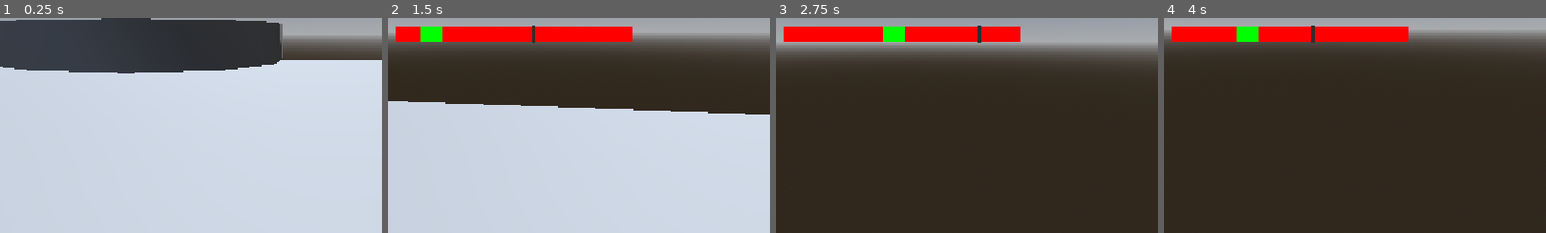
Above: before the commit, frames 1-4 (left to right).
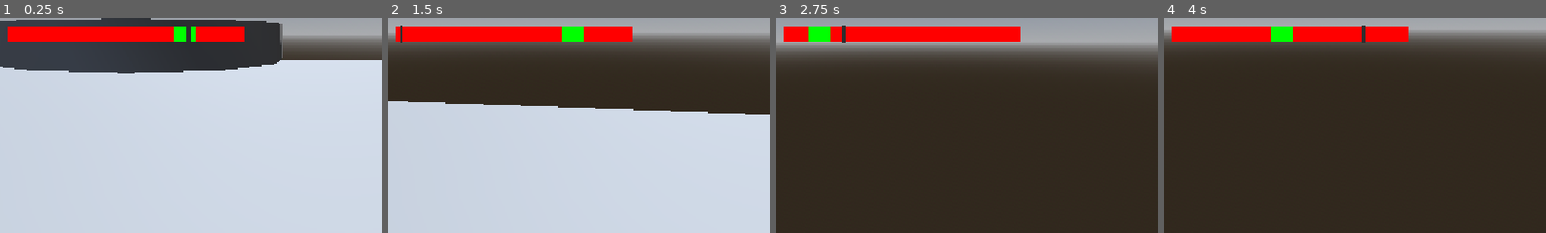
Above: after the commit, the same moments.

Repository: Surresteel/godot_gmtk_jam_july_2026
Game: Godot game, scene res://Testes/QASmoke.tscn
Same seed, same stepped clock (60 frames per second), same inputs: the game is played once before the commit and once after it.
Inputs (mouse positions are % of the whole screen's width and height, from its top left):
- Up to frame 1 (0.25 s): no input
- Up to frame 2 (1.5 s): tap Enter at 0.5 s; move the mouse to (55, 50) at 0.52 s; press the mouse at (55, 50) at 0.53 s; hold W (forward) from 0.53 s (still down); tap Space (jump) at 0.77 s; right-click (55, 50) at 0.8 s; move the mouse to (45, 50) at 1.27 s; release the mouse at (45, 50) at 1.28 s; right-click (45, 50) at 1.35 s
- Up to frame 3 (2.75 s): keep holding W (forward); tap Space (jump) at 1.52 s; click (45, 50) at 1.55 s; move the mouse to (52, 48) at 2.02 s; press the mouse at (52, 48) at 2.03 s; right-click (52, 48) at 2.3 s
- Up to frame 4 (4 s): keep holding W (forward); move the mouse to (49, 52) at 2.77 s; release the mouse at (49, 52) at 2.78 s; right-click (49, 52) at 2.85 s; tap Space (jump) at 3.02, 3.5, 3.77 s; click (49, 52) at 3.05 s; move the mouse to (57, 51) at 3.52 s; press the mouse at (57, 51) at 3.53 s; right-click (57, 51) at 3.8 s
The pictures show only the part of the screen within x 34-84%, y 46-96%; the shares and areas given below are measured in that part.

The runs differ from the first frame. In frame 1, 4.3% of the frame differs, in the area x 2-64%, y 4-12%; in frame 2, 0.9%; in frame 3, 1.0%; in frame 4, 1.0%.

Commit message:
Revert "interaction system implemented somewhat"
This reverts commit 270bbc22ed9153acfddd98ad3b51492139afec7b.

Diff:
--- a/Cooking/FryingPan/frying_pan.gd
+++ b/Cooking/FryingPan/frying_pan.gd
@@ -5,15 +5,12 @@
 
 @onready var precision_minigame_ui: Control = $CanvasLayer/precision_minigame_ui
 
-var active: bool = false
-
-@onready var interactable: Interactable = $Interactable
+var active: bool = true
 
 @onready var cooldown_timer: Timer = $"Cooldown Timer"
 @onready var timer: Timer = $"Precision Timer"
 
 @onready var heat_area: HeatArea = $HeatArea
-var current_ingridient
 
 @export_range(0.1, 0.9, 0.01) var precision_position: float = 0.5 ##as a fraction
 @export_range(0, 0.5, 0.01) var grace_amount: float = 0.1         ##as a fraction
@@ -27,9 +24,6 @@
 
 
 func _ready() -> void:
-	interactable.pressed.connect(activate)
-	interactable.released.connect(deactivate)
-
 	calc_range()
 	precision_minigame_ui.set_up_precision_zone(grace_amount, precision_position)
 
@@ -40,19 +34,19 @@
 	if not timer.is_stopped():
 		precision_minigame_ui.set_current_position(timer)
 
-	if Input.is_action_just_pressed("left_click"):
-		flip()
+func _input(event: InputEvent) -> void:
+	if not active:
+		return
 
-func flip() -> void:
-	if cooldown:
-		return
-	var time_left = timer.time_left
-	if time_left >= lower_range and time_left <= upper_range:
-		reset(1)
-		successful_flip.emit()
-	else:
-		cooldown = true
-		cooldown_timer.start()
+	if event is InputEventMouseButton:
+		if event.button_index == 1 and not cooldown:
+			var time_left = timer.time_left
+			if time_left >= lower_range and time_left <= upper_range:
+				reset(1)
+				successful_flip.emit()
+			else:
+				cooldown = true
+				cooldown_timer.start()
 
 func calc_range() -> void:
 	var timer_amount: float = timer.wait_time
@@ -70,11 +64,12 @@
 
 func reset(speed: float) -> void:
 	timer.stop()
-	await get_tree().create_timer(0.5).timeout
+	await get_tree().create_timer(1.0).timeout
 
 	precision_position = randf_range(0.1,0.7)
 	timer.start(speed)
 	calc_range()
+
 	precision_minigame_ui.set_up_precision_zone(grace_amount, precision_position)
 
 func _on_cooldown_timer_timeout() -> void:
@@ -84,16 +79,9 @@
 	reset(1)
 
 func activate() -> void:
-	if active:
-		return
-
 	active = true
 	precision_minigame_ui.visible = true
-	reset(1)
 
 func deactivate() -> void:
-	if not active:
-		return
 	active = false
 	precision_minigame_ui.visible = false
-	timer.stop()
--- a/Cooking/FryingPan/frying_pan.tscn
+++ b/Cooking/FryingPan/frying_pan.tscn
@@ -3,7 +3,6 @@
 [ext_resource type="Script" uid="uid://bqau8qwhogedj" path="res://Cooking/FryingPan/frying_pan.gd" id="1_ckwe8"]
 [ext_resource type="Script" uid="uid://hd08ag0h56gx" path="res://Cooking/FryingPan/PrecisionGameUI.gd" id="2_ji5t8"]
 [ext_resource type="PackedScene" uid="uid://v4a8273qwfva" path="res://Cooking/Heat Area/heat_area.tscn" id="3_yh7qs"]
-[ext_resource type="PackedScene" uid="uid://c5jb8qgn17sj5" path="res://Interactable/interactable.tscn" id="4_yh7qs"]
 
 [sub_resource type="ArrayMesh" id="ArrayMesh_oqu74"]
 _surfaces = [{
@@ -17,7 +16,7 @@
 }]
 
 [sub_resource type="SphereShape3D" id="SphereShape3D_f7fki"]
-radius = 0.7262108
+radius = 0.47306508
 
 [node name="Frying Pan" type="Node3D" unique_id=1945656068]
 script = ExtResource("1_ckwe8")
@@ -29,6 +28,7 @@
 
 [node name="Precision Timer" type="Timer" parent="." unique_id=1104606294]
 one_shot = true
+autostart = true
 
 [node name="Cooldown Timer" type="Timer" parent="." unique_id=2024569600]
 wait_time = 0.5
@@ -37,14 +37,12 @@
 [node name="CanvasLayer" type="CanvasLayer" parent="." unique_id=1458968137]
 
 [node name="precision_minigame_ui" type="Control" parent="CanvasLayer" unique_id=1938833400]
-visible = false
 layout_mode = 3
 anchors_preset = 15
 anchor_right = 1.0
 anchor_bottom = 1.0
 grow_horizontal = 2
 grow_vertical = 2
-mouse_filter = 2
 script = ExtResource("2_ji5t8")
 
 [node name="base" type="ColorRect" parent="CanvasLayer/precision_minigame_ui" unique_id=8891486]
@@ -60,7 +58,6 @@
 offset_bottom = 11.0
 grow_horizontal = 2
 grow_vertical = 2
-mouse_filter = 2
 color = Color(1, 0, 0, 1)
 
 [node name="Good" type="ColorRect" parent="CanvasLayer/precision_minigame_ui/base" unique_id=1340652040]
@@ -76,7 +73,6 @@
 offset_bottom = 11.0
 grow_horizontal = 2
 grow_vertical = 2
-mouse_filter = 2
 color = Color(0, 1, 0, 1)
 
 [node name="Current_Position" type="ColorRect" parent="CanvasLayer/precision_minigame_ui/base" unique_id=1643711565]
@@ -90,17 +86,12 @@
 offset_bottom = 3.0
 grow_horizontal = 2
 grow_vertical = 2
-mouse_filter = 2
 color = Color(0.18000486, 0.18000486, 0.18000486, 1)
 
 [node name="HeatArea" parent="." unique_id=891329366 instance=ExtResource("3_yh7qs")]
 heat_level = 0.1
 
-[node name="Interactable" parent="." unique_id=429174571 instance=ExtResource("4_yh7qs")]
-input_ray_pickable = false
-
-[node name="Collider" type="CollisionShape3D" parent="Interactable" unique_id=539909591]
-transform = Transform3D(1, 0, 0, 0, 1, 0, 0, 0, 1, -0.19900718, 0.1879409, 0)
+[node name="CollisionShape3D" type="CollisionShape3D" parent="HeatArea" unique_id=539909591]
 shape = SubResource("SphereShape3D_f7fki")
 
 [connection signal="timeout" from="Precision Timer" to="." method="_on_precision_timer_timeout"]
--- a/Cooking/Heat Area/heat_area.gd
+++ b/Cooking/Heat Area/heat_area.gd
@@ -1,4 +1,4 @@
-extends Node3D
+extends Area3D
 
 class_name HeatArea
 
--- a/Cooking/Heat Area/heat_area.tscn
+++ b/Cooking/Heat Area/heat_area.tscn
@@ -2,7 +2,7 @@
 
 [ext_resource type="Script" uid="uid://d2aqjtw30a8ok" path="res://Cooking/Heat Area/heat_area.gd" id="1_5uel5"]
 
-[node name="HeatArea" type="Node3D" unique_id=901621722]
+[node name="HeatArea" type="Area3D" unique_id=891329366]
 script = ExtResource("1_5uel5")
 heat_level = 1.0
 
--- a/Testes/template character.gd
+++ b/Testes/template character.gd
@@ -1,10 +1,8 @@
 extends CharacterBody3D
-class_name Player
 
 
 const SPEED = 5.0
 const JUMP_VELOCITY = 4.5
-const INT_COLLIDER: int = 1 << 2
 
 
 @onready var camera: Camera3D = $Camera3D
@@ -38,50 +36,13 @@
 
 	move_and_slide()
 
-func _unhandled_input(event: InputEvent) -> void:
-	#left click
-	if event is InputEventMouseButton:
-		if event.is_action_pressed("left_click"):
-			_cast_mouse_ray(true)
-		elif event.is_action_pressed("right_click"):
-			_cast_mouse_ray(false)
-	#mouse movement
+func _input(event: InputEvent) -> void:
 	if event is InputEventMouseMotion:
 		var dir = event.screen_relative
 		if dir:
 			rotation_degrees.y += dir.x * -sensitivity
 			self.rotation_degrees.x += dir.y * -sensitivity
-			if self.rotation_degrees.x >= 90:
-				self.rotation_degrees.x = 90
+			if self.rotation_degrees.x >= 60:
+				self.rotation_degrees.x = 60
 			elif self.rotation_degrees.x <= -90:
 				self.rotation_degrees.x = -90
-
-func _cast_mouse_ray(activate: bool) -> void:
-	var vp: Viewport = get_viewport()
-	var cam: Camera3D = vp.get_camera_3d()
-	if not cam:
-		return
-
-	var m_pos: Vector2 = vp.get_mouse_position()
-	var start: Vector3 = cam.project_ray_origin(m_pos)
-	var end: Vector3 = start + cam.project_ray_normal(m_pos) * 1_000.0
-	var space_state = get_world_3d().direct_space_state
-	var query = PhysicsRayQueryParameters3D.create(start, end)
-	query.collide_with_areas = true
-	query.collide_with_bodies = false
-	query.collision_mask = INT_COLLIDER
-	var result = space_state.intersect_ray(query)
-
-	if not result:
-		return
-
-	var interact: Interactable = result["collider"]
-	if not interact:
-		return
-
-	if activate:
-		interact.activate()
-	else:
-		interact.deactivate()
-
-	return
--- a/interactable_with_info.gd
+++ /dev/null
@@ -1,5 +0,0 @@
-extends Interactable
-
-
-signal pressed(player)
-signal released()
--- a/project.godot
+++ b/project.godot
@@ -46,16 +46,6 @@
 "events": [Object(InputEventKey,"resource_local_to_scene":false,"resource_name":"","device":-1,"window_id":0,"alt_press …(191 unchanged characters)…
 ]
 }
-left_click={
-"deadzone": 0.2,
-"events": [Object(InputEventMouseButton,"resource_local_to_scene":false,"resource_name":"","device":-1,"window_id":0,"alt_pressed":false,"shift_pressed":false,"ctrl_pressed":false,"meta_pressed":false,"button_mask":1,"position":Vector2(161, 23),"global_position":Vector2(170, 71),"factor":1.0,"button_index":1,"canceled":false,"pressed":true,"double_click":true,"script":null)
-]
-}
-right_click={
-"deadzone": 0.2,
-"events": [Object(InputEventMouseButton,"resource_local_to_scene":false,"resource_name":"","device":-1,"window_id":0,"alt_pressed":false,"shift_pressed":false,"ctrl_pressed":false,"meta_pressed":false,"button_mask":2,"position":Vector2(100, 14),"global_position":Vector2(109, 62),"factor":1.0,"button_index":2,"canceled":false,"pressed":true,"double_click":false,"script":null)
-]
-}
 
 [physics]
 
Not shown, removed: interactable_with_info.gd.uid
